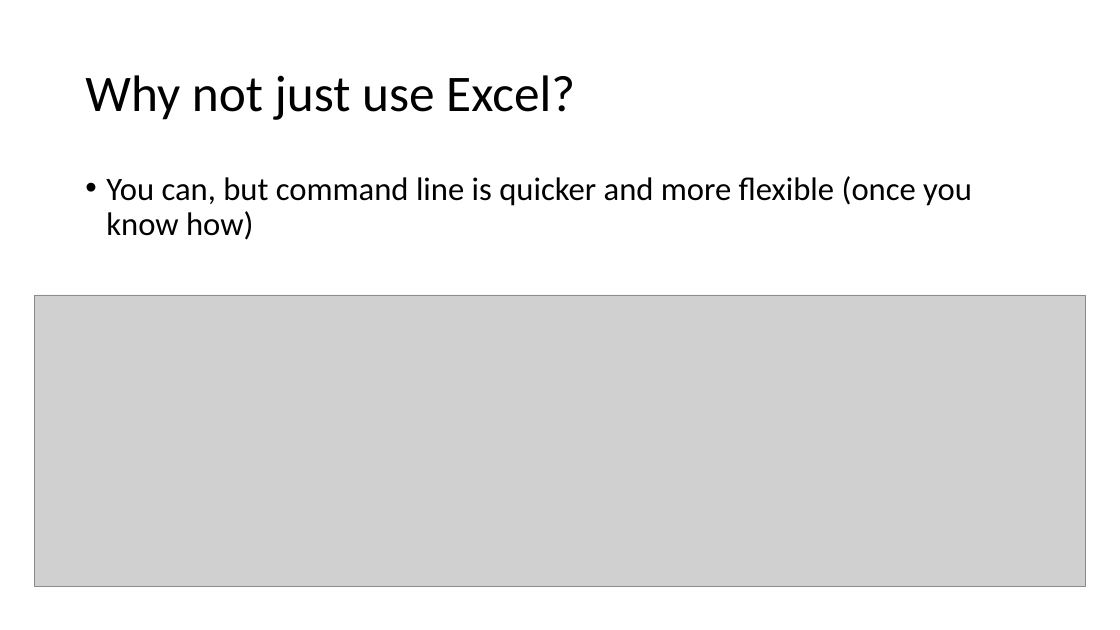
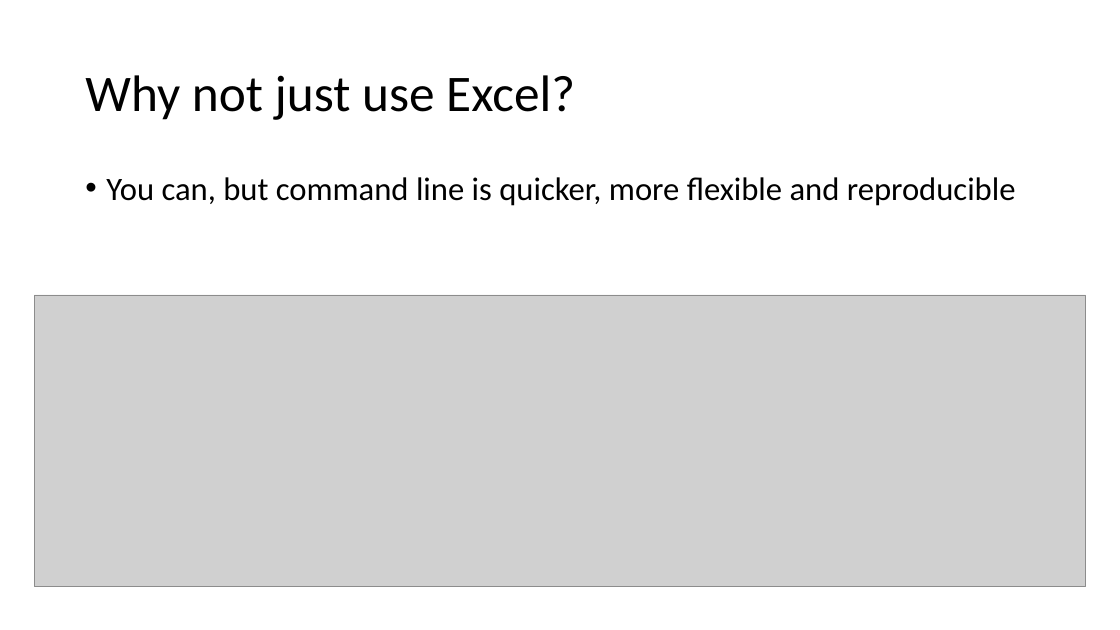
Before and after one commit to richysix/funcgen2019, a slide deck: slide 2 of downloads/command-line.pptx. Drawn at 1120x630 pixels with LibreOffice and Linux fonts; fonts in the diff are those of the drawing; grey boxes stand for pictures. Boxes give left, top, right and bottom in pixels: in the first picture for what was removed or moved away, otherwise in the second. Text is boxed around its words. In the diff, an @@ line names an element or a change of style, - is before the commit and + after.

Commit message:
Minor changes to command line slides and exercises.

```diff
--- a/downloads/command-line.pptx
+++ b/downloads/command-line.pptx
@@ text at (106,177,1016,206): text changed @@
-• You can, but command line is quicker and more flexible (once you know how)
+• You can, but command line is quicker, more flexible and reproducible
```
Also in this commit, not shown: 2 other slides changed, 1 slide added, 4 other files.
